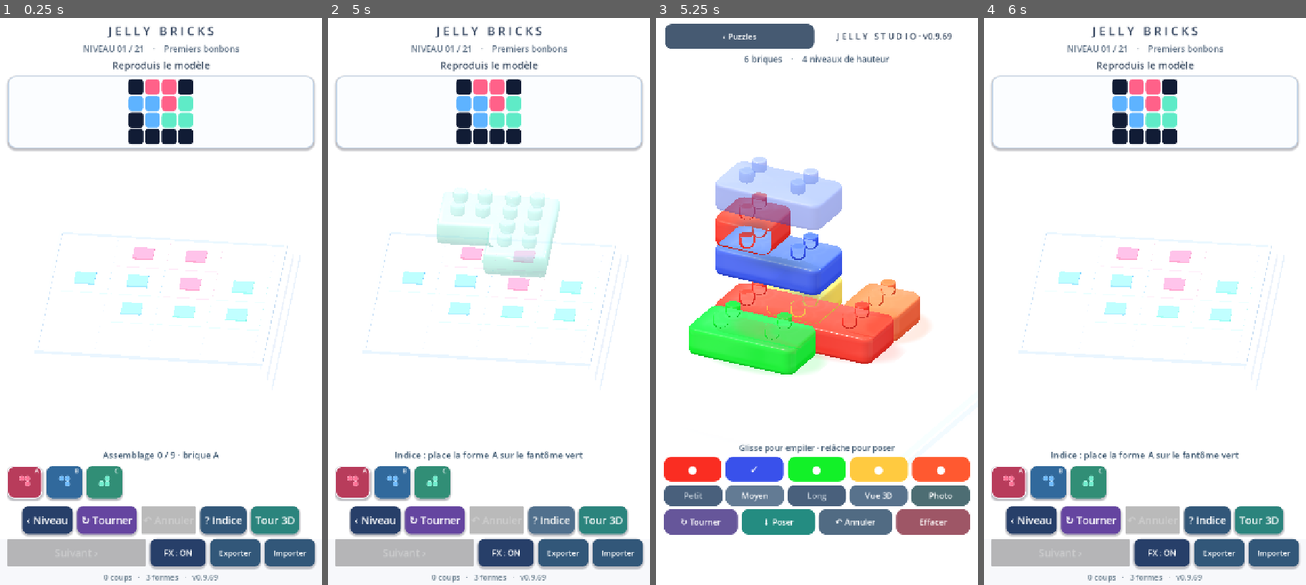
Above: before the commit, frames 1-4 (left to right).
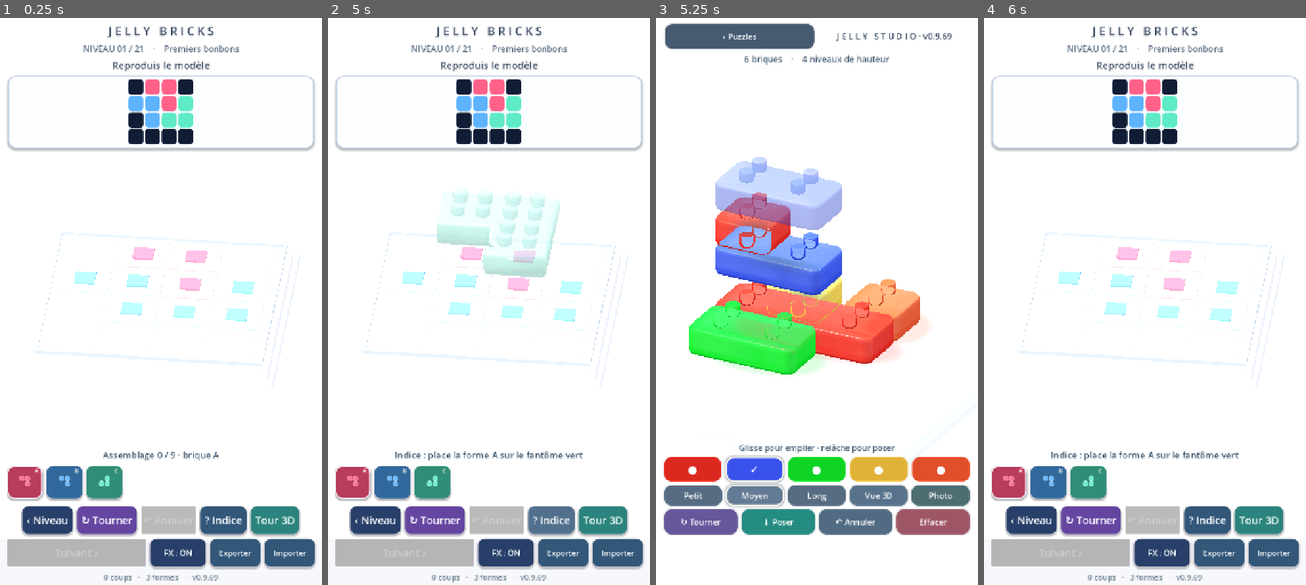
Above: after the commit, the same moments.

Repository: dbrckk/Jelly-bricks
Game: Godot game, scene res://scenes/main.tscn
Same seed, same stepped clock (60 frames per second), same inputs: the game is played once before the commit and once after it.
Inputs (mouse positions are in pixels of both pictures, inside the frame that each line leads up to):
- Up to frame 1 (0.25 s): no input
- Up to frame 2 (5 s): click (353, 482) at 0.52 s; click (392, 482) at 1.27 s; click (431, 482) at 2.02 s; click "‹ Niveau" at 2.75 s; click "↻ Tourner" at 3.5 s; click "? Indice" at 4.25 s
- Up to frame 3 (5.25 s): click "Tour 3D" at 5 s
- Up to frame 4 (6 s): click "‹ Puzzles" at 5.75 s

Frames 1-2 are identical in both runs. In frame 3, 3.6% of the frame differs, in the area x 2-98%, y 1-92%; in frame 4, nothing differs.

Commit message:
feat(android): damped finger-driven ghost jelly and clear premium touch-selection styles

Diff:
--- a/native-godot/scripts/stack_mode.gd
+++ b/native-godot/scripts/stack_mode.gd
@@ -190,7 +190,11 @@
             var ghost_paint: ShaderMaterial = preview_node.get_node(
                 "GelBody").material_override
             if preview_motion_energy > 0.0:
-                preview_motion_energy = maxf(0.0, preview_motion_energy - step * 1.45)
+                # Damped liquid inertia: multiplicative decay remains
+                # stable at 30/60/120 FPS and across short Android stalls.
+                # GDQuest's pinned Godot liquid demo inspired the damping
+                # approach; the implementation and shader remain ours.
+                preview_motion_energy *= exp(-step * 5.5)
                 if preview_motion_energy < .008:
                     preview_motion_energy = 0.0
                 ghost_paint.set_shader_parameter("gel_spring",
@@ -294,6 +298,7 @@
 func _make_button(text_value: String, tint: Color) -> Button:
     var button := Button.new()
     button.text = text_value
+    button.set_meta("jelly_base_tint", tint)
     button.custom_minimum_size = Vector2(84, 56)
     button.size_flags_horizontal = Control.SIZE_EXPAND_FILL
     button.add_theme_font_size_override("font_size", 18)
@@ -301,6 +306,10 @@
     var style := StyleBoxFlat.new()
     style.bg_color = tint
     style.set_corner_radius_all(16)
+    style.border_color = tint.lightened(.17)
+    style.set_border_width_all(1)
+    style.shadow_color = Color(.09, .16, .27, .16)
+    style.shadow_size = 3
     style.content_margin_left = 8
     style.content_margin_right = 8
     style.content_margin_top = 10
@@ -308,6 +317,7 @@
     button.add_theme_stylebox_override("normal", style)
     var pressed_style: StyleBoxFlat = style.duplicate() as StyleBoxFlat
     pressed_style.bg_color = tint.darkened(.18)
+    pressed_style.shadow_size = 1
     button.add_theme_stylebox_override("pressed", pressed_style)
     return button
 
@@ -477,11 +487,33 @@
     photo_layer.visible = false
     _update_selection()
 
+## Match the highlighted colors to the actual glossy candy selection.
+## A clear outline, raised shadow and persistent press style make selected
+## colors and lengths legible on the phone without extra labels, icons or UI
+## texture atlases. Only called when the selection changes, not per frame.
+func _style_selection(button: Button, chosen: bool) -> void:
+    var base: Color = button.get_meta("jelly_base_tint")
+    var face: StyleBoxFlat = button.get_theme_stylebox("normal").duplicate() as StyleBoxFlat
+    face.bg_color = base if chosen else base.darkened(.12)
+    face.border_color = Color(1.0, .99, .93, .96) if chosen else base.lightened(.11)
+    face.set_border_width_all(3 if chosen else 1)
+    face.shadow_color = Color(.10, .17, .26, .28 if chosen else .12)
+    face.shadow_size = 6 if chosen else 2
+    button.add_theme_stylebox_override("normal", face)
+    var pressed: StyleBoxFlat = face.duplicate() as StyleBoxFlat
+    pressed.bg_color = face.bg_color.darkened(.16)
+    pressed.shadow_size = 1
+    button.add_theme_stylebox_override("pressed", pressed)
+
 func _update_selection() -> void:
     for idx in range(color_buttons.size()):
-        color_buttons[idx].text = "✓" if idx == selected_color else "●"
+        var chosen: bool = idx == selected_color
+        color_buttons[idx].text = "✓" if chosen else "●"
+        _style_selection(color_buttons[idx], chosen)
     for idx in range(length_buttons.size()):
-        length_buttons[idx].modulate = Color.WHITE if idx == selected_length else Color("#bdc8d5")
+        var chosen: bool = idx == selected_length
+        _style_selection(length_buttons[idx], chosen)
+        length_buttons[idx].modulate = Color.WHITE
 
 func _choose_color(idx: int) -> void:
     selected_color = clampi(idx, 0, COLORS.size() - 1)
